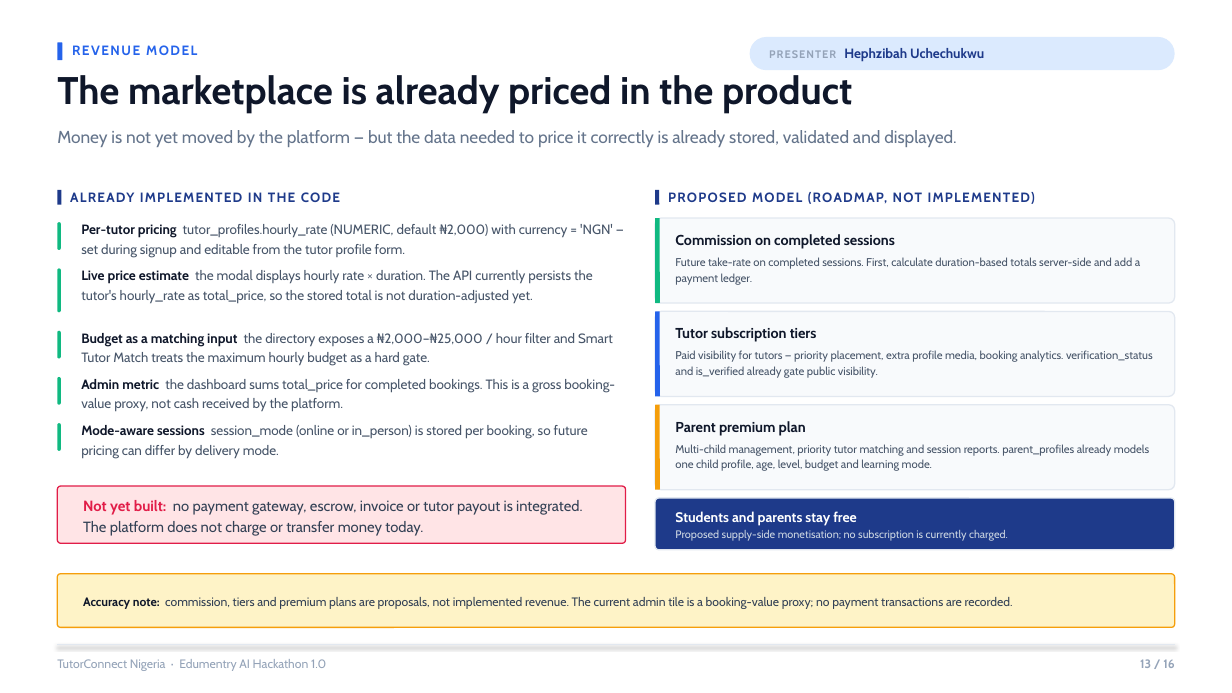
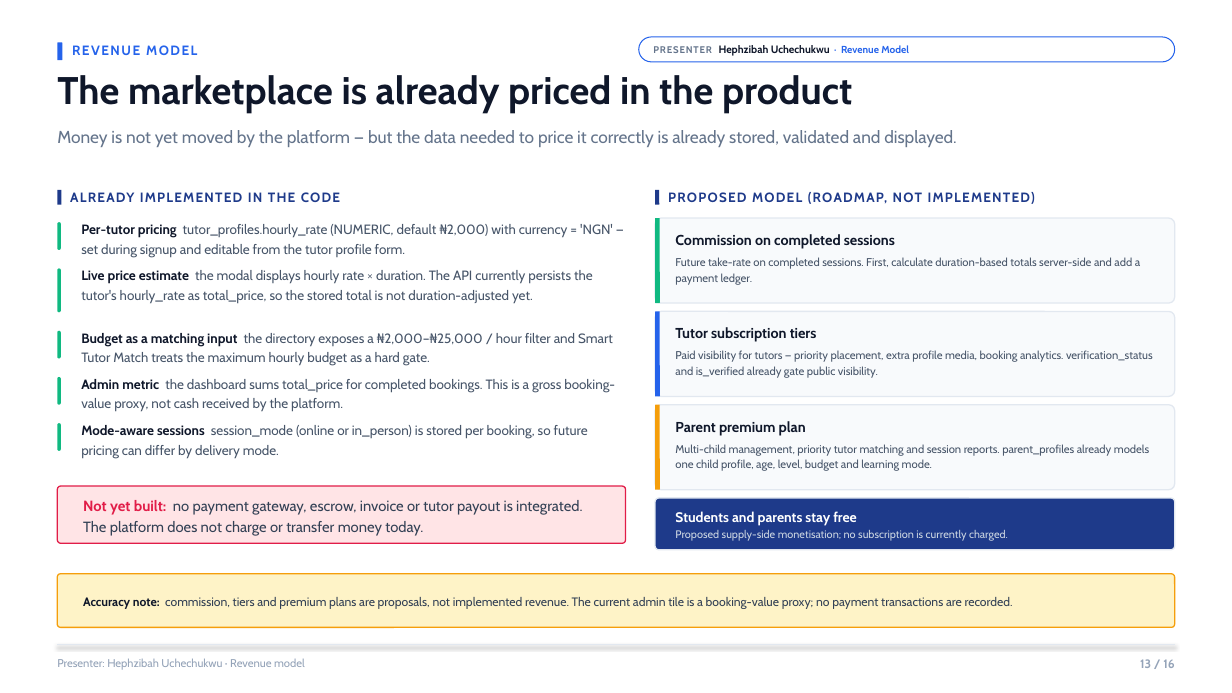
Before and after one commit to zibahofficial/TutorConnectNg, a slide deck: slide 13 of presentation/TutorConnect-Nigeria-Edumentry-AI-Hackathon-1.0.pptx. Drawn at 1232x693 pixels with LibreOffice and Linux fonts; fonts in the diff are those of the drawing. Boxes give left, top, right and bottom in pixels: in the first picture for what was removed or moved away, otherwise in the second. Text is boxed around its words. In the diff, an @@ line names an element or a change of style, - is before the commit and + after.

```diff
--- a/presentation/TutorConnect-Nigeria-Edumentry-AI-Hackathon-1.0.pptx
+++ b/presentation/TutorConnect-Nigeria-Edumentry-AI-Hackathon-1.0.pptx
@@ rounded rectangle "PRESENTER Hephzibah Uchechukwu · Revenue ...": place and size @@
-rounded rectangle "PRESENTER Hephzibah Uchechukwu · Revenue ..." at [750,37,1175,70]
+rounded rectangle "PRESENTER Hephzibah Uchechukwu · Revenue ..." at [639,37,1175,62]
@@ rounded rectangle "PRESENTER Hephzibah Uchechukwu · Revenue ..." at [639,37,1175,62]: fill #DBEAFE to #FFFFFF; outline none to #2563EB 0.8 pt @@
@@ text in rounded rectangle at [653,45,909,56]: text changed; size 10.5 to 8.3 pt; text colour #1E3A8A to #0F172A @@
-PRESENTER Hephzibah Uchechukwu
+PRESENTER Hephzibah Uchechukwu · Revenue Model
@@ text at [57,658,305,670]: text changed; size 9.5 to 8.8 pt @@
-TutorConnect Nigeria · Edumentry AI Hackathon 1.0
+Presenter: Hephzibah Uchechukwu · Revenue model
```
Also in this commit, not shown: 12 other slides changed, 2 slides added, 2 slides removed, 3 other files.
